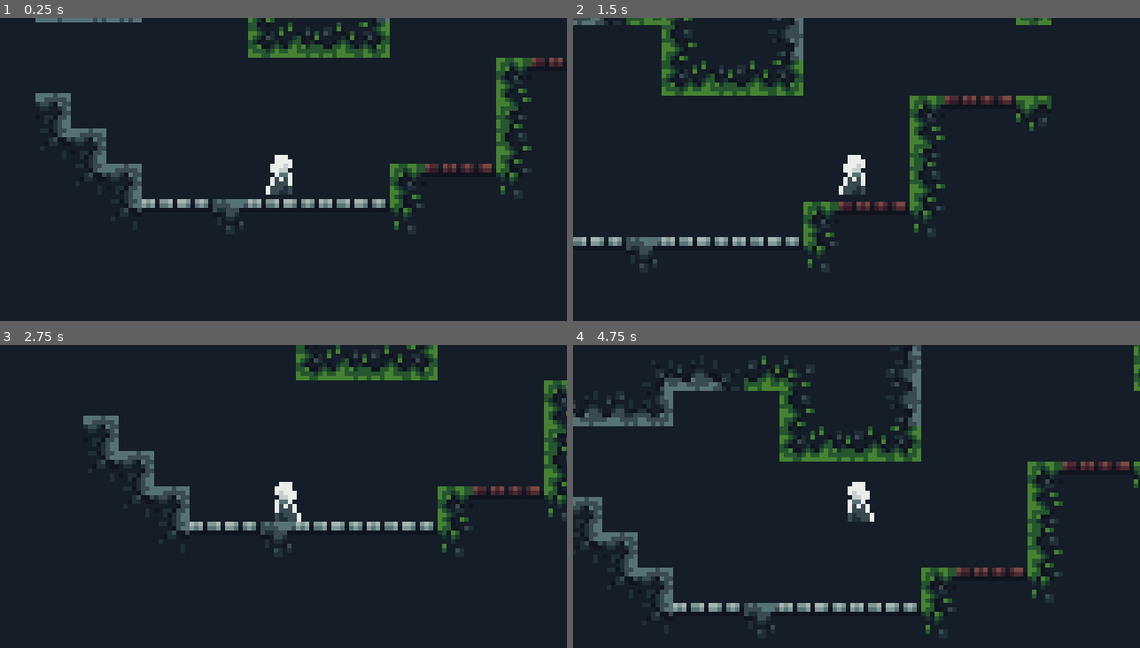
Above: before the commit, frames 1-4 (two rows, left to right).
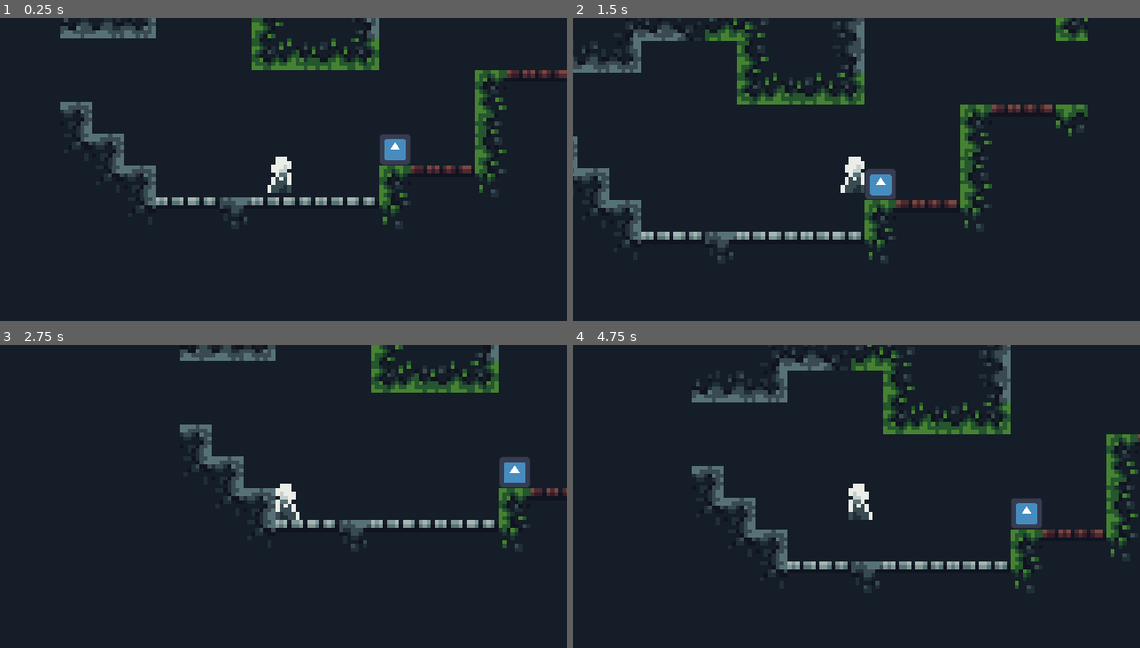
Above: after the commit, the same moments.

Repository: FoxParadeAFK/Lappland-Legato
Game: Godot game, scene res://scenes/tests/test_player_scene.tscn
The game is run twice, just before and just after one commit, with the same random seed, the same clock (stepped at 60 frames per second) and the same inputs. The engine's default icon, where the game draws it, is replaced by a stand-in: a white triangle on a blue panel in a dark square.
Inputs:
- Up to frame 1 (0.25 s): no input
- Up to frame 2 (1.5 s): tap Enter (ui_accept) at 0.5, 0.77, 1.25 s; hold Right (ui_right) from 0.53 s (still down)
- Up to frame 3 (2.75 s): tap Enter (ui_accept) at 1.52 s; release Right (ui_right) at 2.03 s; hold Left (ui_left) from 2.03 s (still down)
- Up to frame 4 (4.75 s): release Left (ui_left) at 2.78 s; hold Right (ui_right) 2.78-4.28 s; tap Enter (ui_accept) at 3.02, 3.77, 4.52 s; hold Left (ui_left) from 4.28 s (still down)

The runs differ from the first frame. In frame 1, 11% of the frame differs, in the area x 6-100%, y 0-70%; in frame 2, 13%; in frame 3, 10%; in frame 4, 16%, in the area x 0-100%, y 0-96%.

Commit message:
New fox entity + basic fox finite state machine framework + basic fox idle state

Diff:
--- /dev/null
+++ b/lappland-legato/scenes/fox.tscn
@@ -0,0 +1,38 @@
+[gd_scene format=3 uid="uid://cjkyhquay0fgk"]
+
+[ext_resource type="Script" uid="uid://dji5nwa8o4oy3" path="res://scripts/entites/fox.gd" id="1_ufccv"]
+[ext_resource type="Script" uid="uid://da4fdidlv5a31" path="res://scripts/entites/fox_idle_state.gd" id="2_3u0el"]
+[ext_resource type="Texture2D" uid="uid://bfb6up35ex2qc" path="res://icon.svg" id="2_35nom"]
+
+[sub_resource type="RectangleShape2D" id="RectangleShape2D_ufccv"]
+size = Vector2(8, 8)
+
+[node name="Fox" type="CharacterBody2D" unique_id=528390626]
+script = ExtResource("1_ufccv")
+
+[node name="FiniteStateMachine" type="Node2D" parent="." unique_id=1686202851]
+
+[node name="FoxIdleState" type="Node2D" parent="FiniteStateMachine" unique_id=429338536]
+script = ExtResource("2_3u0el")
+metadata/_custom_type_script = "uid://da4fdidlv5a31"
+
+[node name="RayCast" type="Node2D" parent="." unique_id=1620815607]
+position = Vector2(6, 4)
+
+[node name="GroundCast" type="RayCast2D" parent="RayCast" unique_id=1218666479]
+target_position = Vector2(0, 10)
+
+[node name="LowerWallCast" type="RayCast2D" parent="RayCast" unique_id=816590658]
+position = Vector2(0, -4)
+target_position = Vector2(14, 0)
+
+[node name="UpperWallCast" type="RayCast2D" parent="RayCast" unique_id=966967252]
+position = Vector2(0, -12)
+target_position = Vector2(14, 0)
+
+[node name="Sprite2D" type="Sprite2D" parent="." unique_id=1570143416]
+scale = Vector2(0.062499996, 0.062499996)
+texture = ExtResource("2_35nom")
+
+[node name="CollisionShape2D" type="CollisionShape2D" parent="." unique_id=1032882951]
+shape = SubResource("RectangleShape2D_ufccv")
--- a/lappland-legato/scenes/player.tscn
+++ b/lappland-legato/scenes/player.tscn
@@ -99,7 +99,7 @@
 shape = SubResource("CapsuleShape2D_fjrip")
 
 [node name="Camera2D" type="Camera2D" parent="." unique_id=854861843]
-zoom = Vector2(5, 5)
+zoom = Vector2(4.5, 4.5)
 
 [node name="VerticalInputBufferTimer" type="Timer" parent="." unique_id=600157346]
 process_callback = 0
--- a/lappland-legato/scenes/tests/test_player_scene.tscn
+++ b/lappland-legato/scenes/tests/test_player_scene.tscn
@@ -2,6 +2,7 @@
 
 [ext_resource type="PackedScene" uid="uid://b8di8lne7p373" path="res://scenes/player.tscn" id="1_qb0p4"]
 [ext_resource type="TileSet" uid="uid://cpssfre8kmt0t" path="res://sprites/tileset.tres" id="1_rb1be"]
+[ext_resource type="PackedScene" uid="uid://cjkyhquay0fgk" path="res://scenes/fox.tscn" id="3_rb1be"]
 
 [node name="TestPlayerScene" type="Node2D" unique_id=609067781]
 
@@ -16,3 +17,6 @@
 tile_set = ExtResource("1_rb1be")
 
 [node name="Player" parent="." unique_id=1374821560 instance=ExtResource("1_qb0p4")]
+
+[node name="Fox" parent="." unique_id=528390626 instance=ExtResource("3_rb1be")]
+position = Vector2(28, 12)
--- /dev/null
+++ b/lappland-legato/scripts/entites/fox.gd
@@ -0,0 +1,24 @@
+class_name Fox extends CharacterBody2D
+
+var current_state: FoxState
+var idle_state: FoxIdleState
+func transition_state(_transitioning_state: FoxState) -> void:
+	if current_state != null: current_state.exit()
+
+	current_state = _transitioning_state
+	print("Time: %5s Fox State: %s" % [Time.get_ticks_msec(), current_state.animation_name])
+	current_state.enter()
+
+func get_state(_state_path: NodePath, _animation_name: String) -> FoxState:
+	var state: FoxState = get_node_or_null(_state_path)
+	if state != null: state.engage(self, _animation_name)
+
+	return state
+
+var facing_direction: int
+
+func _ready() -> void:
+	facing_direction = 1
+
+	idle_state = get_state("FiniteStateMachine/FoxIdleState", "idle")
+	transition_state(idle_state)
--- /dev/null
+++ b/lappland-legato/scripts/entites/fox_idle_state.gd
@@ -0,0 +1,10 @@
+class_name FoxIdleState extends FoxState
+
+func enter() -> void:
+	pass
+
+func physics_update(_delta: float) -> void:
+	pass
+
+func exit() -> void:
+	pass
--- /dev/null
+++ b/lappland-legato/scripts/entites/fox_state.gd
@@ -0,0 +1,12 @@
+@abstract class_name FoxState extends Node2D
+
+var fox: Fox
+var animation_name: String
+
+func engage(_fox: Fox, _animation_name: String) -> void:
+	fox = _fox
+	animation_name = _animation_name
+
+@abstract func enter() -> void
+@abstract func physics_update(_delta: float) -> void
+@abstract func exit() -> void
Not shown, added: lappland-legato/scripts/entites/fox.gd.uid
Not shown, added: lappland-legato/scripts/entites/fox_idle_state.gd.uid
Not shown, added: lappland-legato/scripts/entites/fox_state.gd.uid
